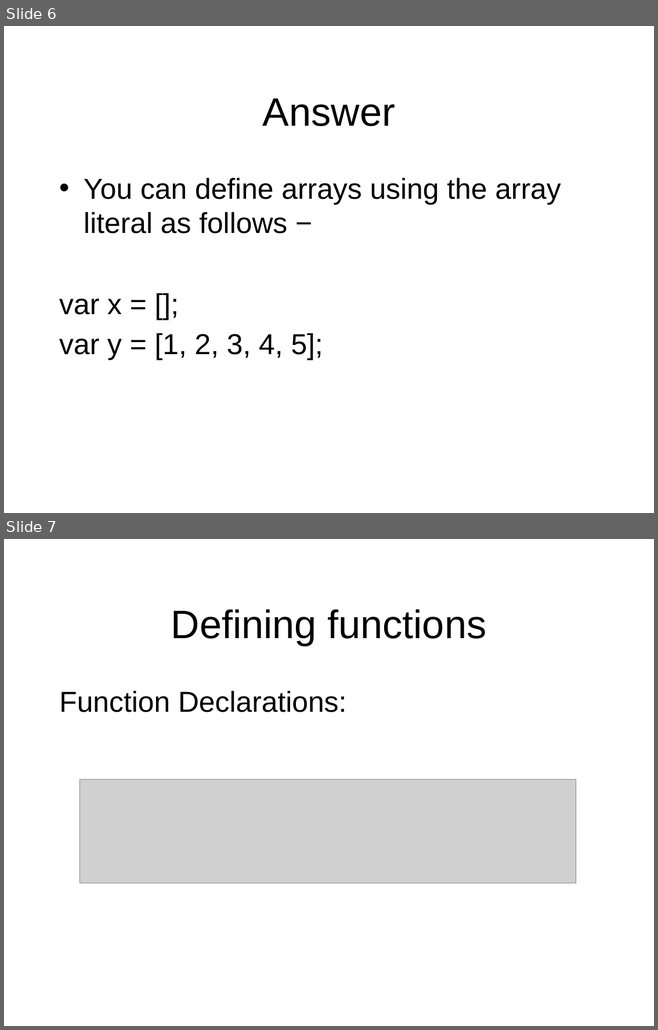
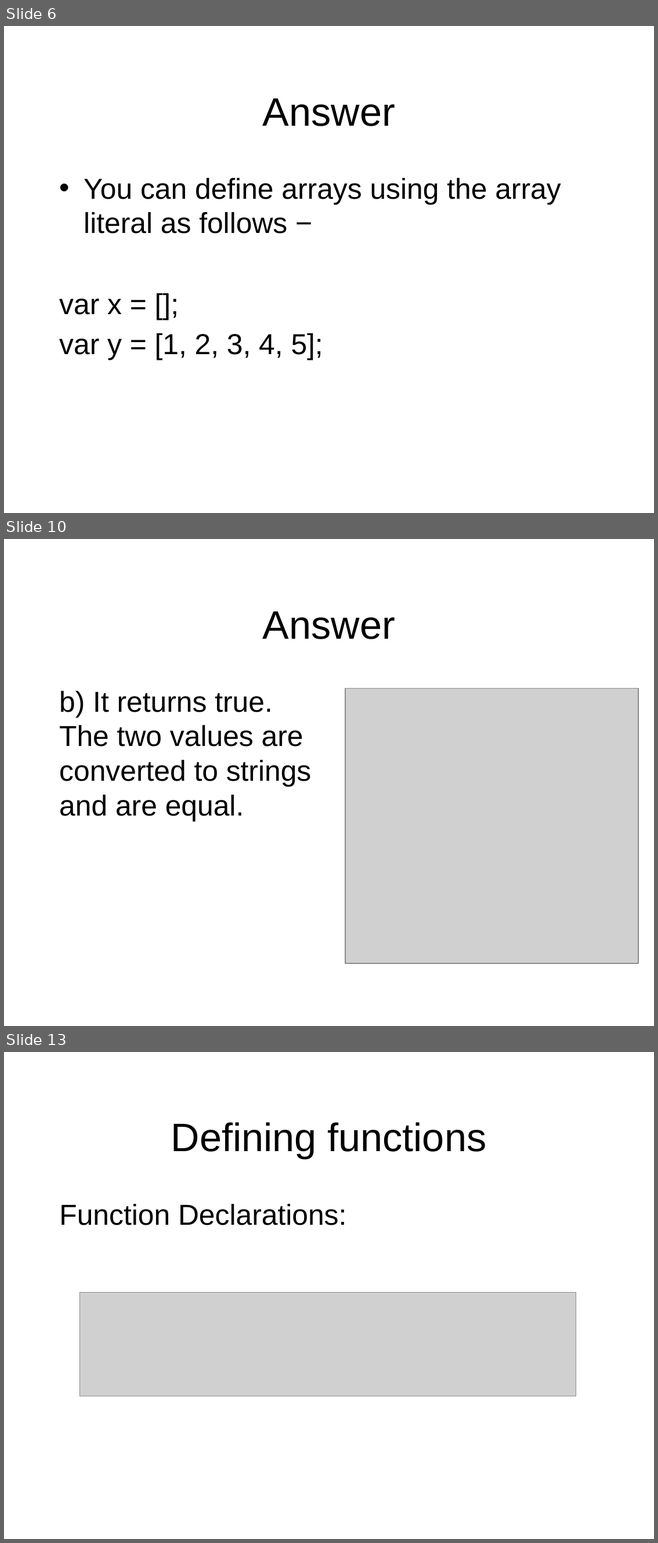
Before and after one commit to octaviordz/zjnu2017.github.io, a slide deck: WAD/lectures/110--Javascript.Forms.pptx. Shown one above the other, each under a label of ours: slides 6 and 7 before the commit, slides 6, 10 and 13 after it; the slides between them are not shown. The pictures are 658x1030 and 658x1543 pixels, drawn with LibreOffice and Linux fonts; fonts in the diff are those of the drawing; grey boxes stand for pictures. Boxes give left, top, right and bottom in pixels: in the first picture for what was removed or moved away, otherwise in the second. Text is boxed around its words. In the diff, an @@ line names an element or a change of style, - is before the commit and + after.

```diff
--- a/WAD/lectures/110--Javascript.Forms.pptx
+++ b/WAD/lectures/110--Javascript.Forms.pptx
@@ slide 10 added at bbox=[4, 539, 654, 1026], background #FFFFFF @@
@@ title added at bbox=[263, 611, 395, 639], 44 pt, text #000000 @@
+Answer
@@ text added at bbox=[59, 691, 311, 821], 32 pt, text #000000 @@
+b) It returns true. The two values are converted to strings and are equal.
@@ picture added at bbox=[345, 689, 638, 964] @@
@@ what was slide 7 is now slide 13 @@
```
Also in this commit, not shown: 2 slides changed, 5 other slides added, 1 other file.
